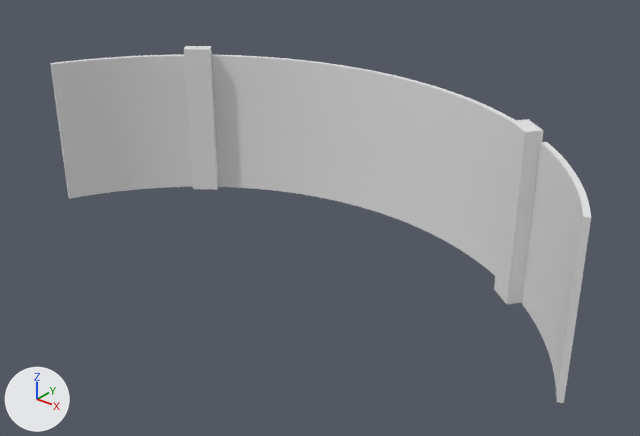
What one commit did to the glTF model src/assets/time-capsule/screen.glb.
Rendered twice from a 50 mm camera at (6.05, -4.39, 4.62) aimed at (0.09, 3.06, 0.01). The lights are fixed; the arrows at lower left show +X, +Y and +Z. Where no turn or scale is listed for an object, it has been applied to the vertices.
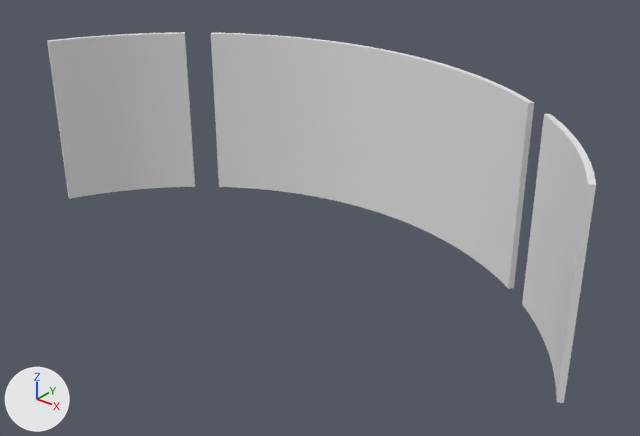
The newer file is also turned or shifted as a whole; pictures and numbers use the older file's frame.

Changed parts and their boxes [x1, y1, x2, y2] in the pictures (640 x 436 px):
'Screen', moved, rescaled (6% taller): before [50, 54, 591, 403]; after [47, 32, 596, 403]
'Cube.004', deleted: before [494, 119, 544, 304]
'Cube.005', deleted: before [184, 46, 219, 190]

The change, as a list of edits to the scene's bpy script:
```text
Change ob_screen:
    ob_screen.location: (-0.01, 0.48, 0.46) -> (-0.01, 0.48, 0.61)
    ob_screen.scale: (1.0, 1.0, 1.0) -> (1.0, 1.0, 1.16)
Remove ob_cube_004:
    ob_cube_004 = bpy.data.objects.new('Cube.004', me_cube_004)
    ob_cube_004.location = (2.37, 3.57, 0.54)
Remove ob_cube_005:
    ob_cube_005 = bpy.data.objects.new('Cube.005', me_cube_005)
    ob_cube_005.location = (-2.39, 3.58, 0.54)
```
